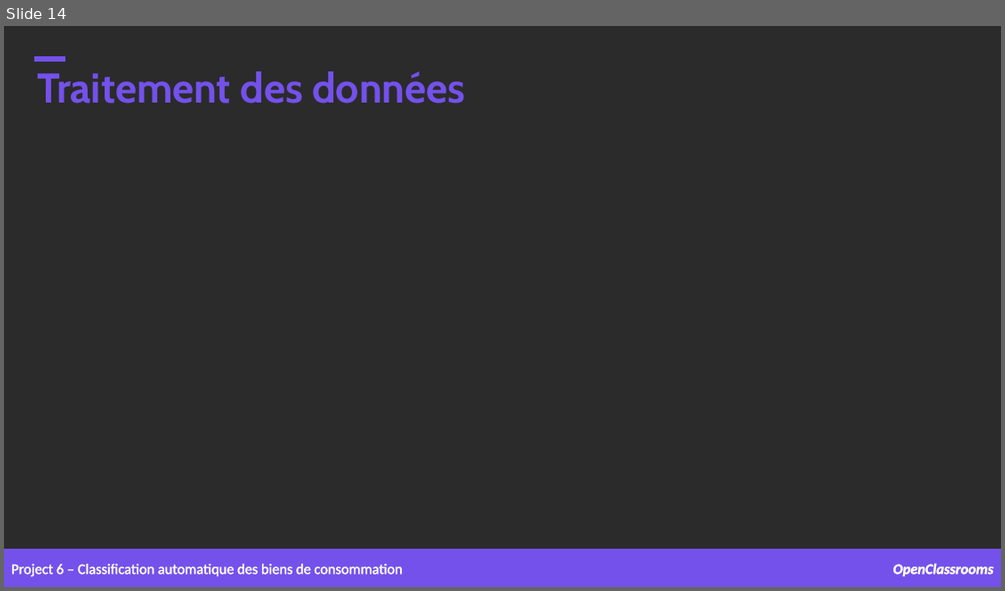
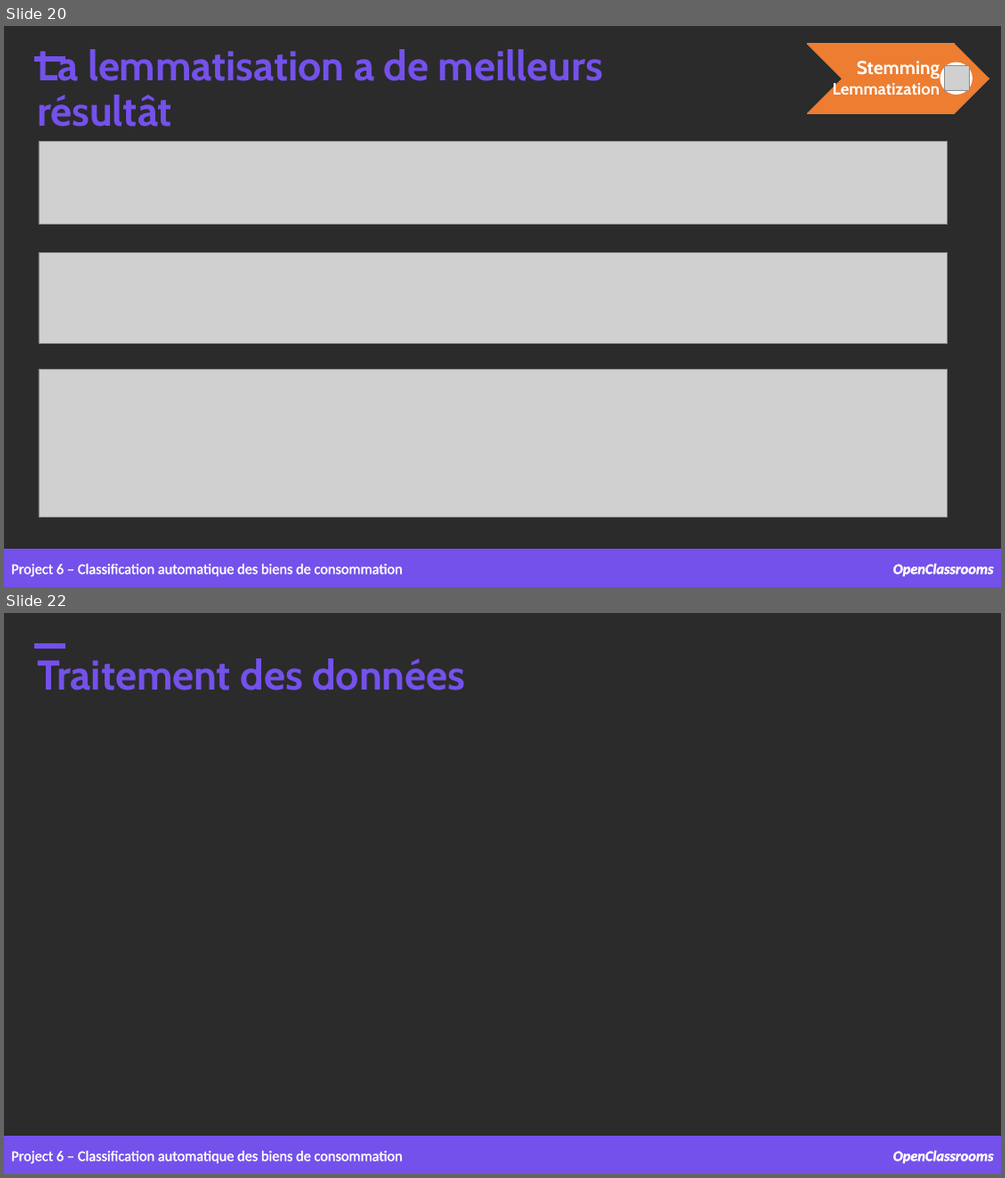
Before and after one commit to samirhinojosa/OC-P6-automatically-classify-consumer-goods, a slide deck: supports/P6_presentation_final.pptx. Shown one above the other, each under a label of ours: slide 14 before the commit, slides 20 and 22 after it; the slides between them are not shown. The pictures are 1005x591 and 1005x1178 pixels, drawn with LibreOffice and Linux fonts; fonts in the diff are those of the drawing; grey boxes stand for pictures; background and template pictures are left out; a plain dark background stands for a picture behind light text. Boxes give left, top, right and bottom in pixels: in the first picture for what was removed or moved away, otherwise in the second. Text is boxed around its words. In the diff, an @@ line names an element or a change of style, - is before the commit and + after.

```diff
--- a/supports/P6_presentation_final.pptx
+++ b/supports/P6_presentation_final.pptx
@@ slide 20 added at [4,26,1001,587], background picture (left out) @@
@@ text added at [37,49,603,127], 40 pt, text #7451EB, bold @@
+La lemmatisation a de meilleurs résultât
@@ rectangle added at [34,56,65,61], fill #7451EB, outline #7451EB 1 pt @@
@@ group added at [807,43,989,113]: 1 chevron, 1 text, 1 ellipse, 1 picture @@
+Stemming Lemmatization
@@ picture added at [39,141,947,224] @@
@@ picture added at [39,253,947,343] @@
@@ picture added at [39,370,947,517] @@
@@ rectangle added at [4,549,1001,587], fill #7451EB, outline #7451EB 1 pt @@
@@ text added at [11,564,402,577], 14 pt, text #FFFFFF @@
+Project 6 – Classification automatique des biens de consommation
@@ text added at [893,563,994,576], 14 pt, text #FFFFFF, bold, italic @@
+OpenClassrooms
@@ what was slide 14 is now slide 22 @@
```
Also in this commit, not shown: 2 slides changed, 10 other slides added, 2 other files.
